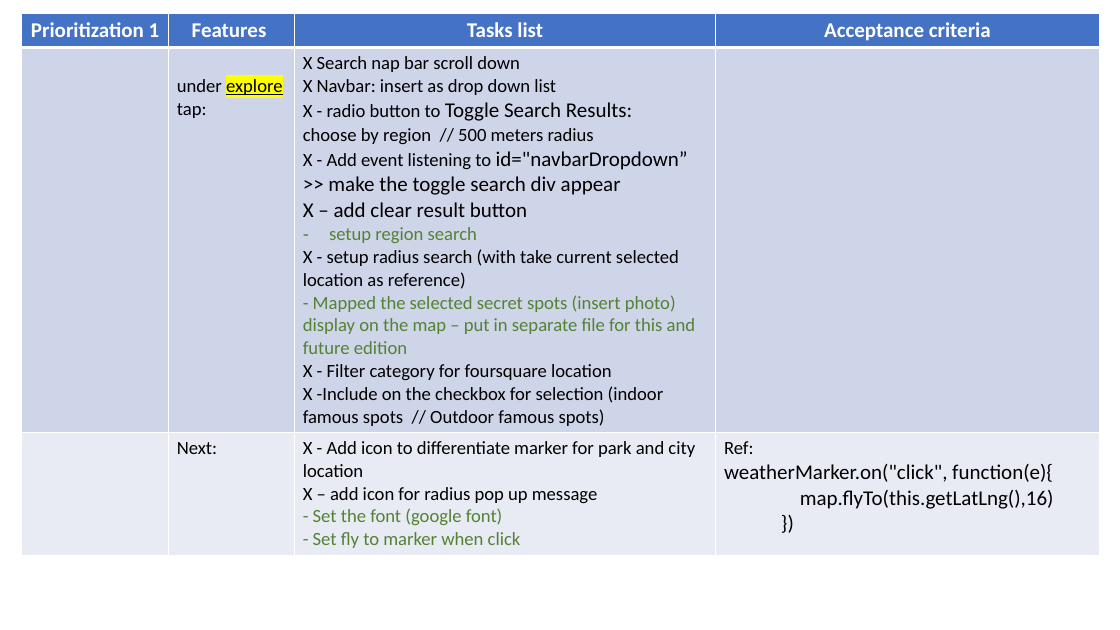
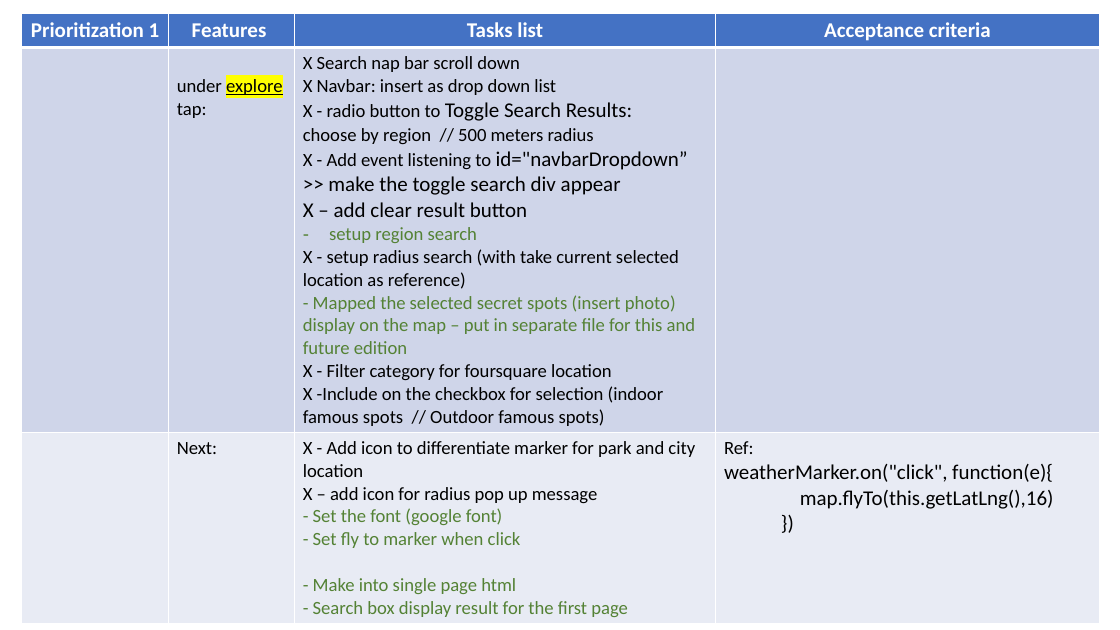
Before and after one commit to annette-p/pre-wedding-photoshoot-locations, a slide deck: slide 9 of wireframe.pptx. Drawn at 1120x630 pixels with LibreOffice and Linux fonts; fonts in the diff are those of the drawing. Boxes give left, top, right and bottom in pixels: in the first picture for what was removed or moved away, otherwise in the second. Text is boxed around its words. In the diff, an @@ line names an element or a change of style, - is before the commit and + after.

```diff
--- a/wireframe.pptx
+++ b/wireframe.pptx
@@ table at bbox=[22, 13, 1100, 621] @@
-row 3, column 3: X - Add icon to differentiate marker for park and city location / X – add icon for radius pop up message / - Set the font (google font) / - Set fly to marker when click
+row 3, column 3: X - Add icon to differentiate marker for park and city location / X – add icon for radius pop up message / - Set the font (google font) / - Set fly to marker when click / - Make into single page html / - Search box display result for the first page
```
Also in this commit, not shown: 2 other slides changed, 7 other files.
